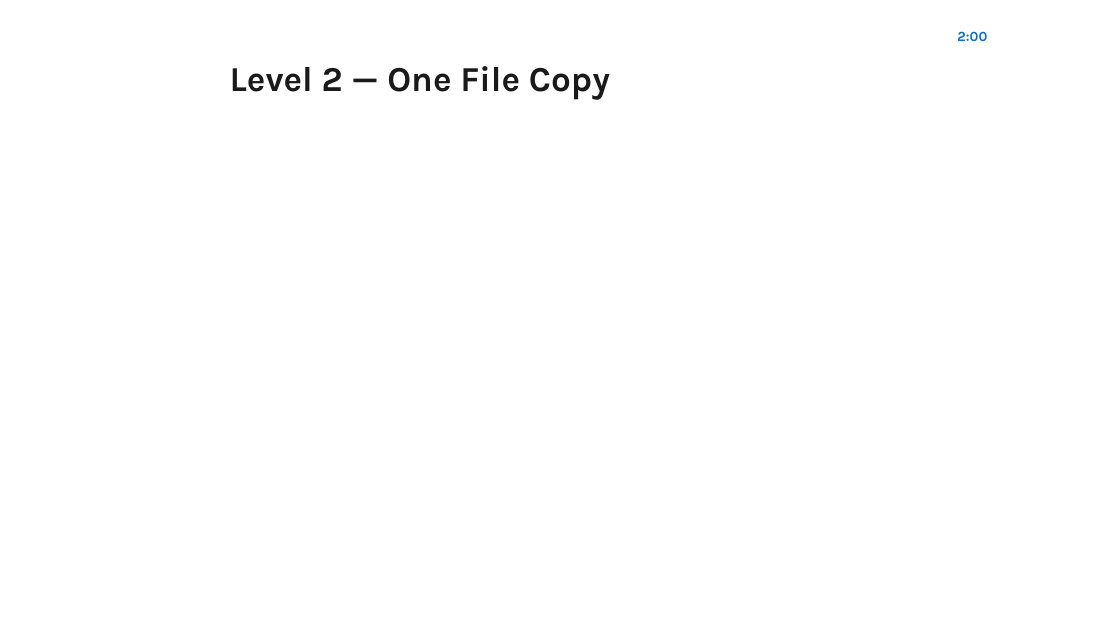
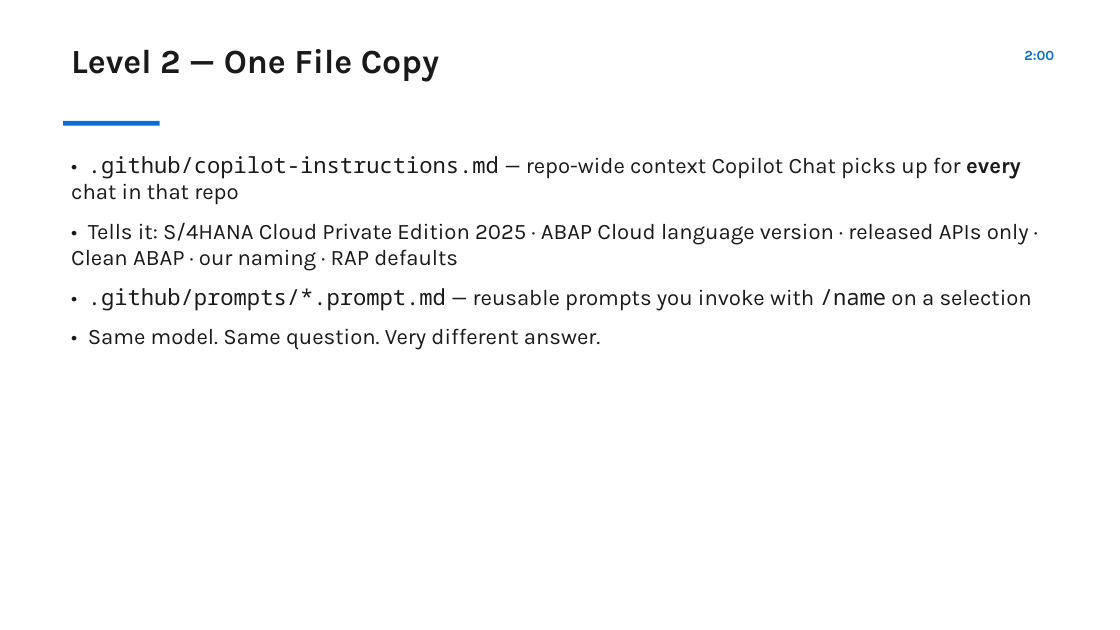
Before and after one commit to RJTechRamjee/sap-technical-assets, a slide deck: slide 6 of docs/coe-sessions/decks/COE-S01_2026-09-11_ai-assisted-abap.pptx. Drawn at 1120x630 pixels with LibreOffice and Linux fonts; fonts in the diff are those of the drawing. Boxes give left, top, right and bottom in pixels: in the first picture for what was removed or moved away, otherwise in the second. Text is boxed around its words. In the diff, an @@ line names an element or a change of style, - is before the commit and + after.

```diff
--- a/docs/coe-sessions/decks/COE-S01_2026-09-11_ai-assisted-abap.pptx
+++ b/docs/coe-sessions/decks/COE-S01_2026-09-11_ai-assisted-abap.pptx
@@ text "Level 2 — One File ...": place and size @@
-text "Level 2 — One File ..." at bbox=[230, 66, 610, 100]
+text "Level 2 — One File ..." at bbox=[71, 49, 439, 81]
@@ text "Level 2 — One File ..." at bbox=[71, 49, 439, 81]: size 30 to 29 pt; alignment centre to left; vertical alignment middle to top @@
@@ text "2:00": place and size @@
-text "2:00" at bbox=[957, 31, 987, 41]
+text "2:00" at bbox=[1024, 50, 1054, 60]
@@ text "2:00" at bbox=[1024, 50, 1054, 60]: alignment left to right @@
@@ rectangle added at bbox=[63, 121, 160, 126], fill #0A6ED1 @@
@@ text added at bbox=[71, 156, 1032, 350], 19 pt, text #1A1A1A @@
+• .github/copilot-instructions.md — repo-wide context Copilot Chat picks up for every chat in that repo
+• Tells it: S/4HANA Cloud Private Edition 2025 · ABAP Cloud language version · released APIs only · Clean ABAP · our naming · RAP defaults
+• .github/prompts/*.prompt.md — reusable prompts you invoke with /name on a selection
+• Same model. Same question. Very different answer.
```
Also in this commit, not shown: 14 other slides changed.
